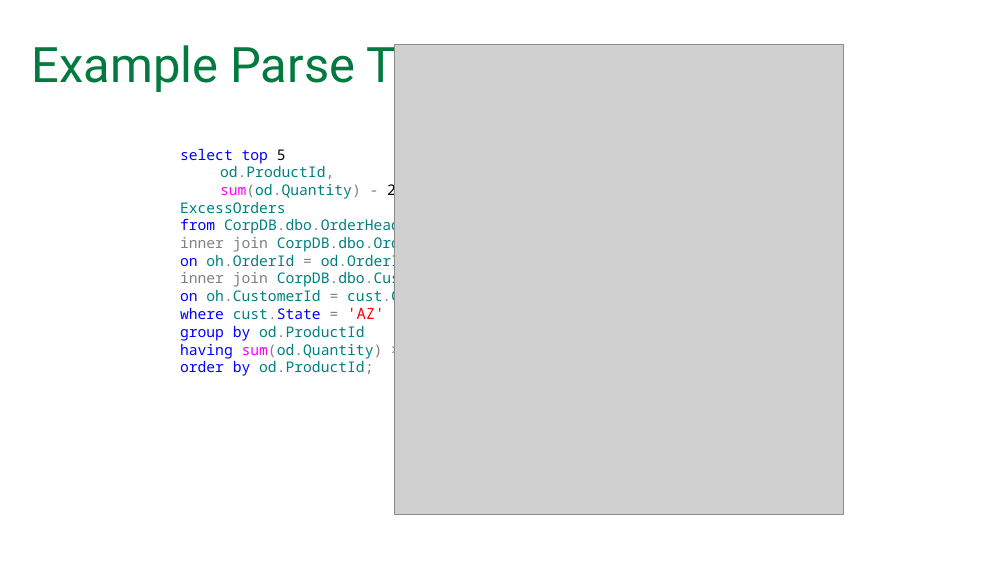
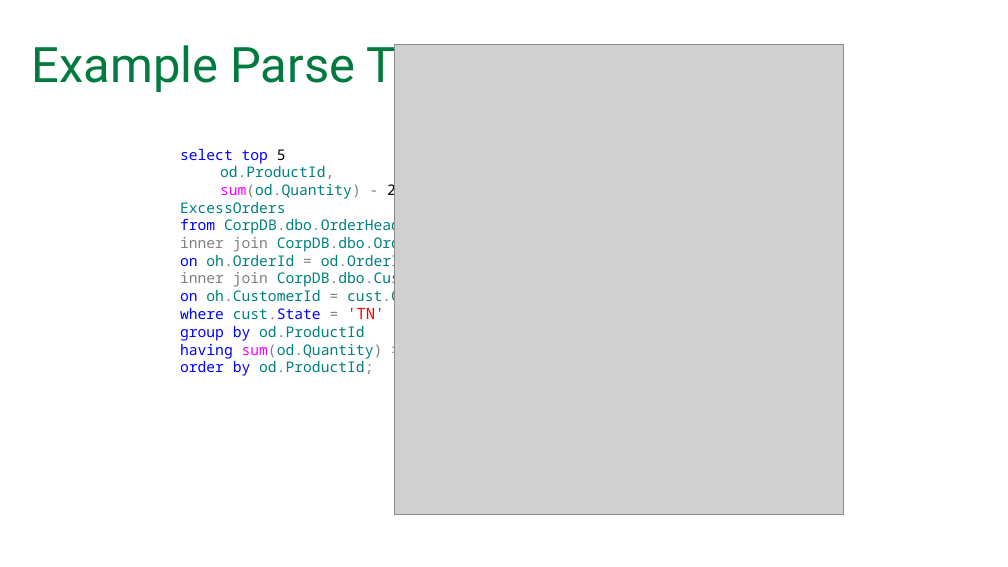
Before and after one commit to tf3604/OptimizerPresentation, a slide deck: slide 30 of Optimizer.pptx. Drawn at 1008x567 pixels with LibreOffice and Linux fonts; fonts in the diff are those of the drawing; grey boxes stand for pictures; background and template pictures are left out. Boxes give left, top, right and bottom in pixels: in the first picture for what was removed or moved away, otherwise in the second. Text is boxed around its words. In the diff, an @@ line names an element or a change of style, - is before the commit and + after.

```diff
--- a/Optimizer.pptx
+++ b/Optimizer.pptx
@@ text at (x1=180, y1=308, x2=384, y2=319): text changed @@
-where cust.State = 'AZ'
+where cust.State = 'TN'
```
Also in this commit, not shown: 2 other slides changed.
